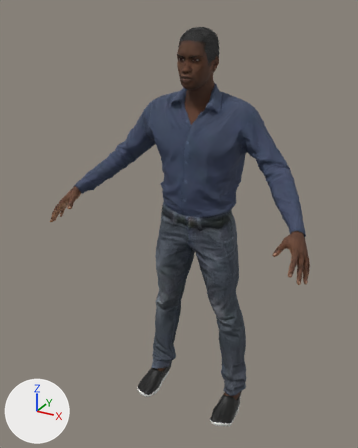
Renders of the glTF model data/chars/mh/m_denim.glb from each side of a commit.
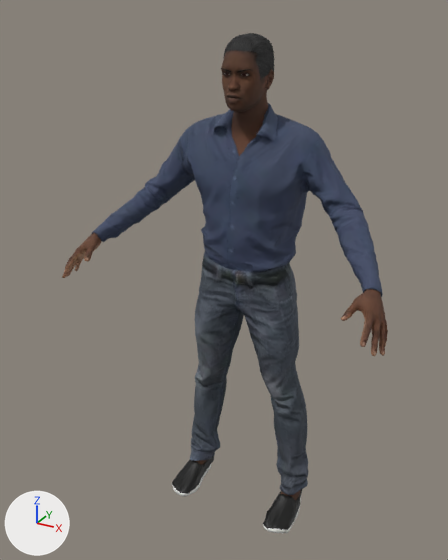
The first picture shows the older version from a camera (50 mm lens) standing at (1.008, -2.062, 2.027) and looking at (-0.05, -0.138, 1.065). The close-ups show the older and then the newer version on the part from 0% to 100% of the width and 0% to 100% of the height of that picture. Only the edits that show in the close-ups are written down. Lighting does not change. The marker at lower left points along +X, +Y and +Z. Vertices at exactly the same position are counted once.

Objects in the first close-up: 'Human', 'Human.male_casualsuit01', 'Human.punkduck_comfortable_sneakers', 'Human.short04'.
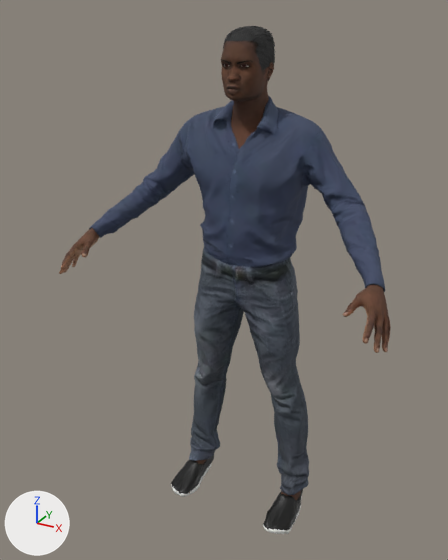
The change in detail:
me_base_001 is used by ob_human; location (0.0, 0.0, 0.0).
me_base_001 had 10086 vertices, 20028 faces and spanned x -0.64..0.64, y -0.44..0.06, z 0.0..1.94.
me_base_001 now has 10086 vertices, 20028 faces and spans x -0.65..0.65, y -0.44..0.06, z 0.0..1.97.
me_base_001 part 1: 397 vertices moved within x -0.08..0.09, y -0.18..0.04, z 1.62..1.9; 3480 vertices removed from x -0.18..0.18, y -0.18..0.06, z 1.5..1.94; 3480 vertices added at x -0.18..0.18, y -0.18..0.06, z 1.53..1.97.
me_base_001 part 2: 114 vertices moved within x 0.51..0.64, y -0.42..-0.23, z 1.06..1.22; 1361 vertices removed from x 0.5..0.64, y -0.44..-0.22, z 1.05..1.22; 1361 vertices added at x 0.51..0.65, y -0.44..-0.23, z 1.06..1.24.
me_base_001 part 3: 106 vertices moved within x -0.64..-0.51, y -0.42..-0.23, z 1.06..1.22; 1361 vertices removed from x -0.64..-0.5, y -0.44..-0.22, z 1.05..1.22; 1361 vertices added at x -0.65..-0.51, y -0.44..-0.23, z 1.06..1.24.
me_base_001 part 4: 92 kept faces spanning x -0.63..0.63, y -0.41..0.03, z 0.02..1.85 get new texture (UV) coordinates.
Other edits to the shape of me_base_001 do not show in these pictures.
me_male_casualsuit01 is used by ob_human_male_casualsuit01; location (0.0, 0.0, 0.0).
me_male_casualsuit01 had 8426 vertices, 16672 faces and spanned x -0.59..0.58, y -0.28..0.13, z 0.08..1.72.
me_male_casualsuit01 now has 8426 vertices, 16672 faces and spans x -0.6..0.59, y -0.29..0.13, z 0.09..1.74.
me_male_casualsuit01 part 5: the whole mesh is scaled about the mesh origin by (1.01, 1.01, 1.02).
me_short04 is used by ob_human_short04; location (0.0, 0.0, 0.0).
me_short04 had 865 vertices, 1050 faces and spanned x -0.081..0.082, y -0.149..0.058, z 1.724..1.947.
me_short04 now has 865 vertices, 1050 faces and spans x -0.082..0.083, y -0.151..0.059, z 1.752..1.971.
me_short04 part 6: 865 of 865 vertices moved; they spanned x -0.081..0.082, y -0.149..0.058, z 1.724..1.947 and now span x -0.082..0.083, y -0.151..0.059, z 1.752..1.971; mean shift (0.0, 0.0, 0.028).

Changed parts and their boxes (x1, y1, x2, y2) in the close-ups (448 x 560 px; the box of a moved part takes in the faces that stretch with it):
'Human.male_casualsuit01', rescaled: before (92, 103, 383, 495); after (89, 95, 385, 495)
'Human', reshaped: before (62, 50, 388, 500); after (59, 40, 391, 500)
'Human.short04', reshaped: before (223, 33, 275, 90); after (223, 26, 275, 81)
part 1 of me_base_001, moved or reshaped: before (221, 50, 274, 156); after (221, 40, 274, 149)
part 2 of me_base_001, moved or reshaped: before (341, 289, 388, 356); after (343, 284, 391, 353)
part 3 of me_base_001, moved or reshaped: before (62, 232, 102, 278); after (59, 228, 99, 274)
part 4 of me_base_001, surface changed: before (72, 70, 386, 337); after (68, 69, 271, 269)
part 5 of me_male_casualsuit01, moved or reshaped: before (92, 103, 383, 416); after (89, 95, 385, 415)
